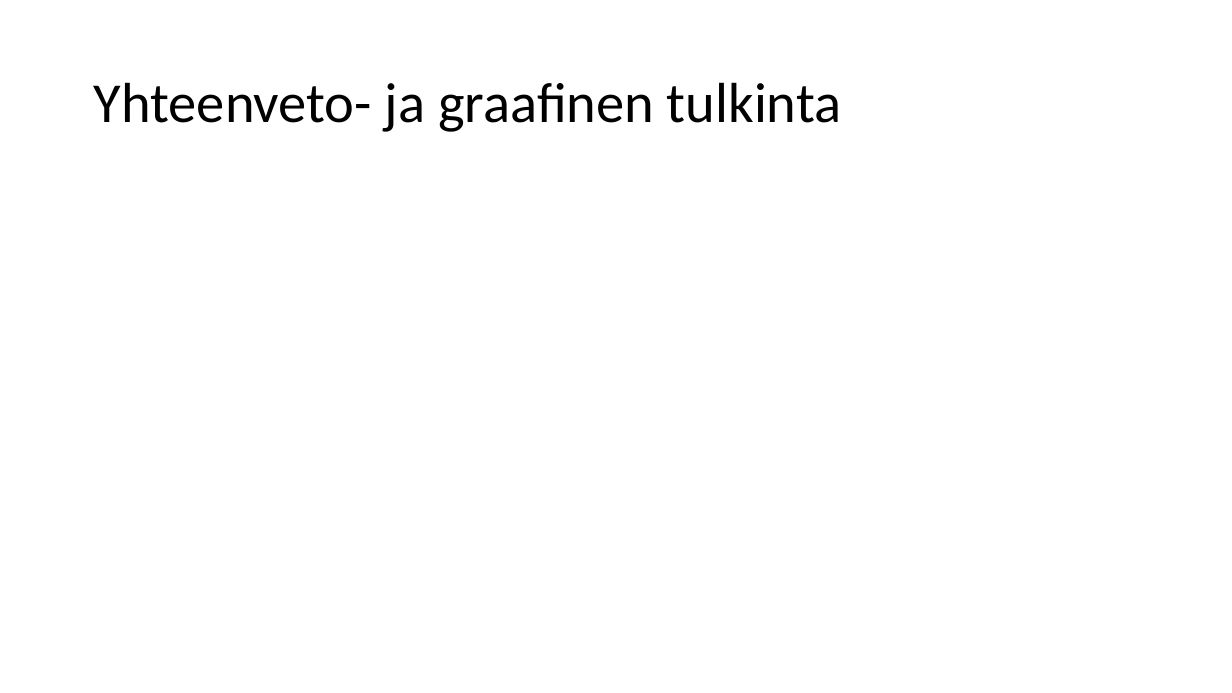
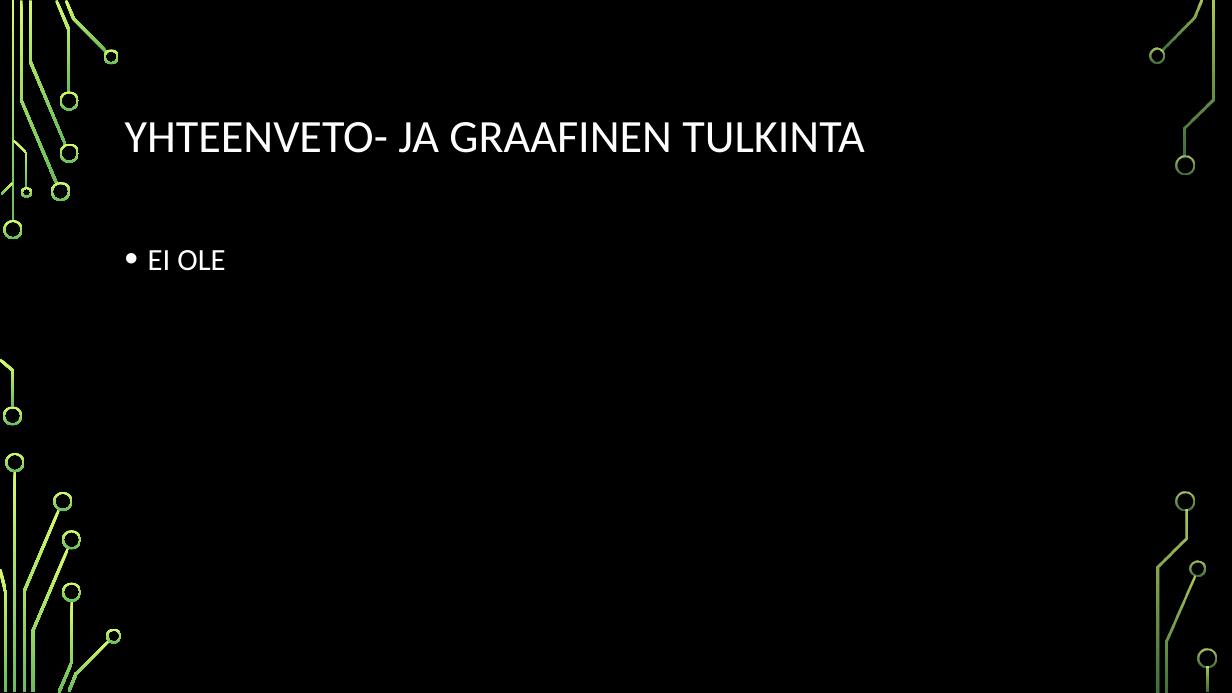
Before and after one commit to juliuspartanen/Reiska-1.1, a slide deck: slide 9 of PP-reiskat.pptx (slide 8 before the commit). Drawn at 1232x693 pixels with LibreOffice and Linux fonts; fonts in the diff are those of the drawing; background and template pictures are left out. Boxes give left, top, right and bottom in pixels: in the first picture for what was removed or moved away, otherwise in the second. Text is boxed around its words. In the diff, an @@ line names an element or a change of style, - is before the commit and + after.

```diff
--- a/PP-reiskat.pptx
+++ b/PP-reiskat.pptx
@@ background #FFFFFF to picture (left out) @@
@@ title at bbox=[125, 122, 864, 153]: text changed; size 44 to 36 pt; text colour #000000 to #FFFFFF @@
-Yhteenveto- ja graafinen tulkinta
+YHTEENVETO- JA GRAAFINEN TULKINTA
@@ text added at bbox=[148, 250, 225, 271], 24 pt, text #FFFFFF @@
+• EI OLE
@@ group added at bbox=[0, 0, 1217, 693]: 33 freeform shapes, 3 rectangles @@
```
Also in this commit, not shown: 7 other slides changed, 1 slide added.
